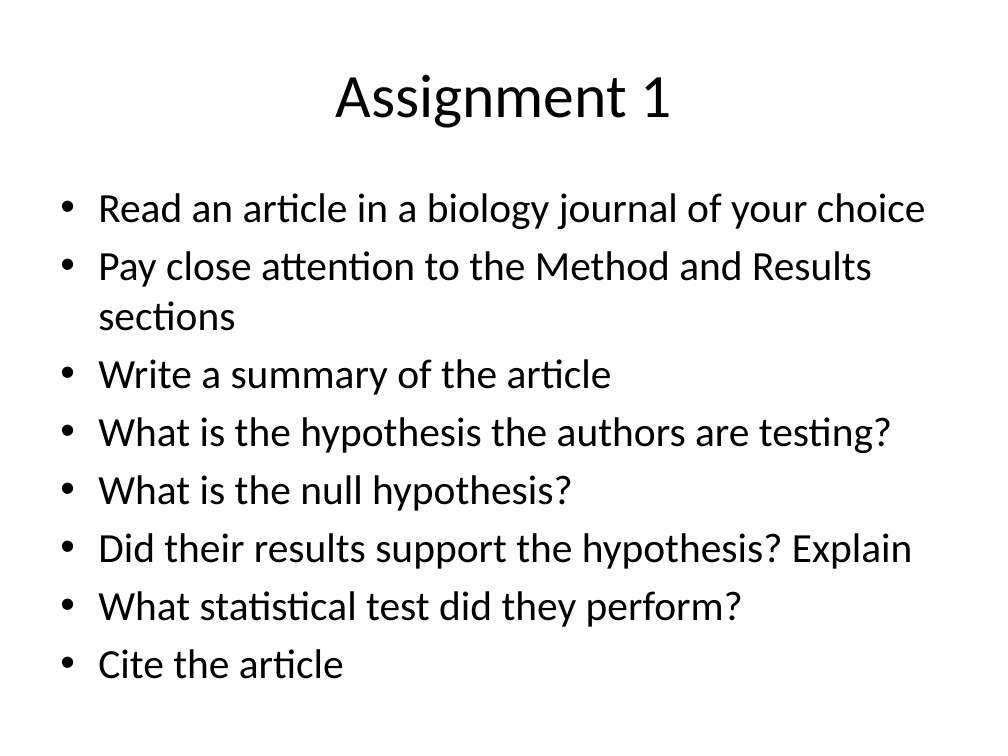
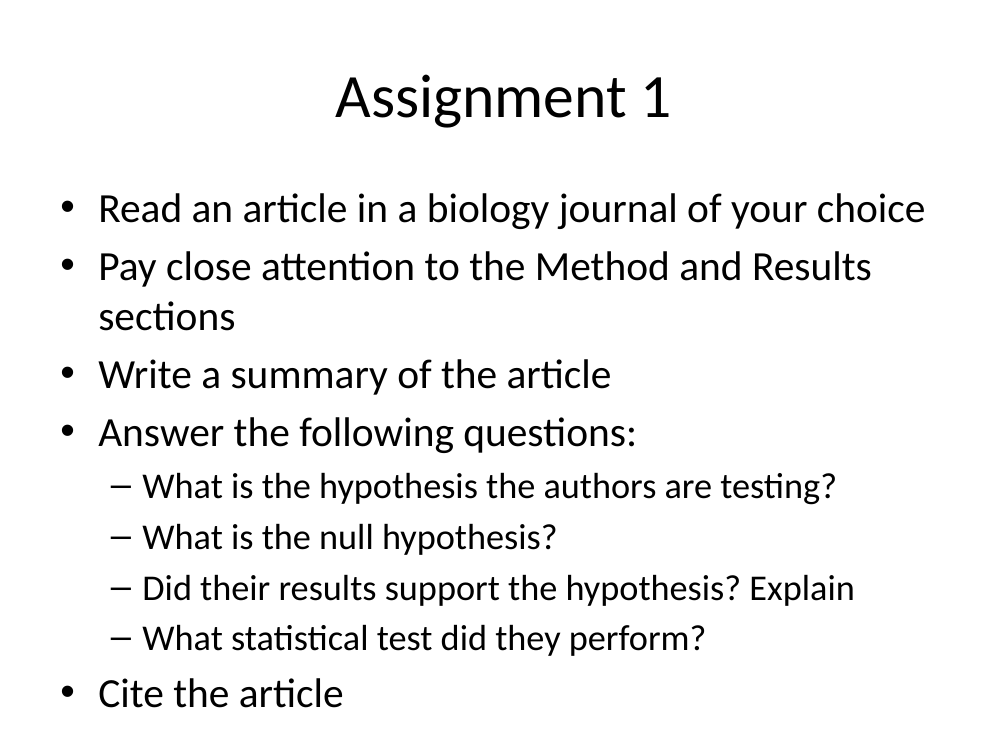
Before and after one commit to mlloyd23/bio211_JAN2018, a slide deck: slide 12 of 1 Introduction.pptx (slide 10 before the commit). Drawn at 1008x756 pixels with LibreOffice and Linux fonts; fonts in the diff are those of the drawing. Boxes give left, top, right and bottom in pixels: in the first picture for what was removed or moved away, otherwise in the second. Text is boxed around its words. In the diff, an @@ line names an element or a change of style, - is before the commit and + after.

```diff
--- a/1 Introduction.pptx
+++ b/1 Introduction.pptx
@@ text at (x1=98, y1=417, x2=637, y2=453): paragraph added @@
+• Answer the following questions:
@@ text at (x1=142, y1=472, x2=854, y2=656): size 29.6 to 25.9 pt in "What is the hypothesis the authors are ...", "What is the null hypothesis?", "Did their results support the hypothesis? Explain", "What statistical test did they perform?"; bullet • to –; list level 1 to 2 in "What is the hypothesis the ..."; list level 1 to 2 in "What is the null hypothesis?"; list level 1 to 2 in "Did their results support the ..."; list level 1 to 2 in "What statistical test did they ..." @@
```
Also in this commit, not shown: 1 other slide changed, 2 slides added.
